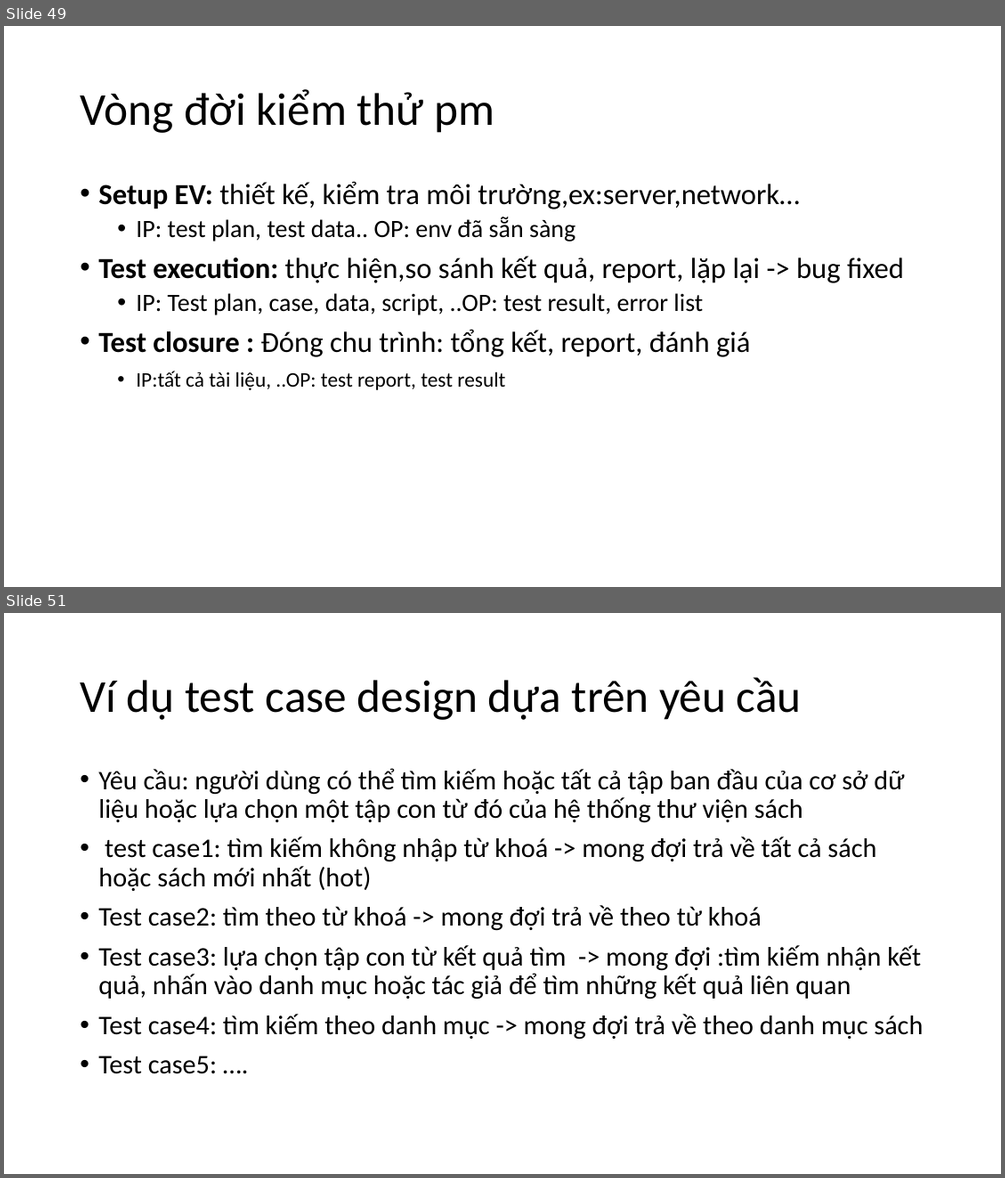
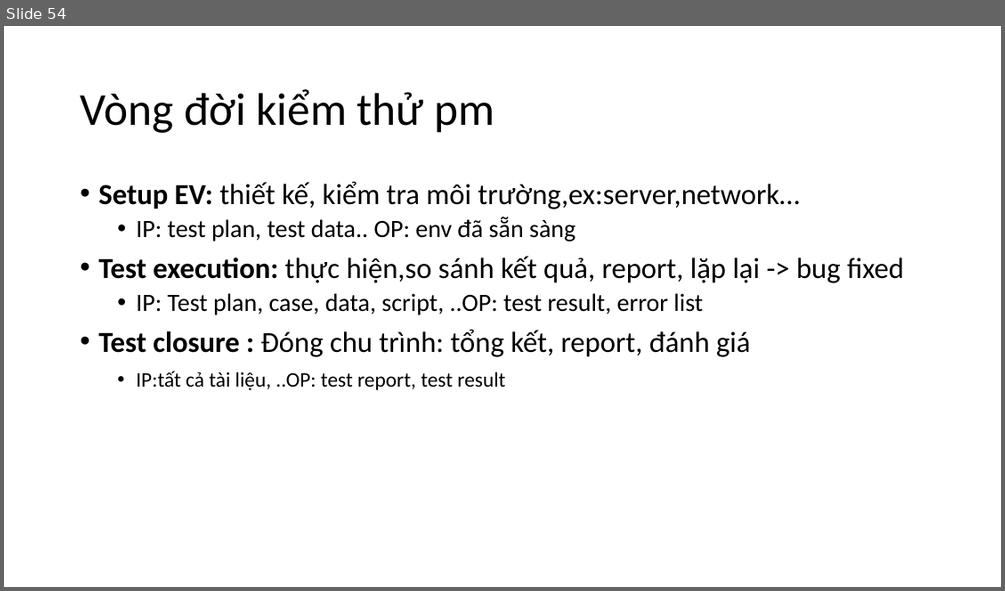
Before and after one commit to shinnobi/software_testing, a slide deck: slide/VMP_SOFTWARE_TEST.pptx. Shown one above the other, each under a label of ours: slides 49 and 51 before the commit, slide 54 after it; the slides between them are not shown. The pictures are 1005x1178 and 1005x591 pixels, drawn with LibreOffice and Linux fonts; fonts in the diff are those of the drawing. Boxes give left, top, right and bottom in pixels: in the first picture for what was removed or moved away, otherwise in the second. Text is boxed around its words. In the diff, an @@ line names an element or a change of style, - is before the commit and + after.

```diff
--- a/slide/VMP_SOFTWARE_TEST.pptx
+++ b/slide/VMP_SOFTWARE_TEST.pptx
@@ slide 51 removed at [4, 613, 1001, 1174], background #FFFFFF @@
@@ title removed at [80, 677, 801, 720] @@
-Ví dụ test case design dựa trên yêu cầu
@@ text removed at [98, 768, 922, 1074] @@
-• Yêu cầu: người dùng có thể tìm kiếm hoặc tất cả tập ban đầu của cơ sở dữ liệu hoặc lựa chọn một tập con từ đó của hệ thống thư viện sách
-• test case1: tìm kiếm không nhập từ khoá -> mong đợi trả về tất cả sách hoặc sách mới nhất (hot)
-• Test case2: tìm theo từ khoá -> mong đợi trả về theo từ khoá
-• Test case3: lựa chọn tập con từ kết quả tìm -> mong đợi :tìm kiếm nhận kết quả, nhấn vào danh mục hoặc tác giả để tìm những kết quả liên quan
-• Test case4: tìm kiếm theo danh mục -> mong đợi trả về theo danh mục sách
-• Test case5: ….
@@ what was slide 49 is now slide 54 @@
```
Also in this commit, not shown: 3 slides changed, 30 slides added, 1 other file.
